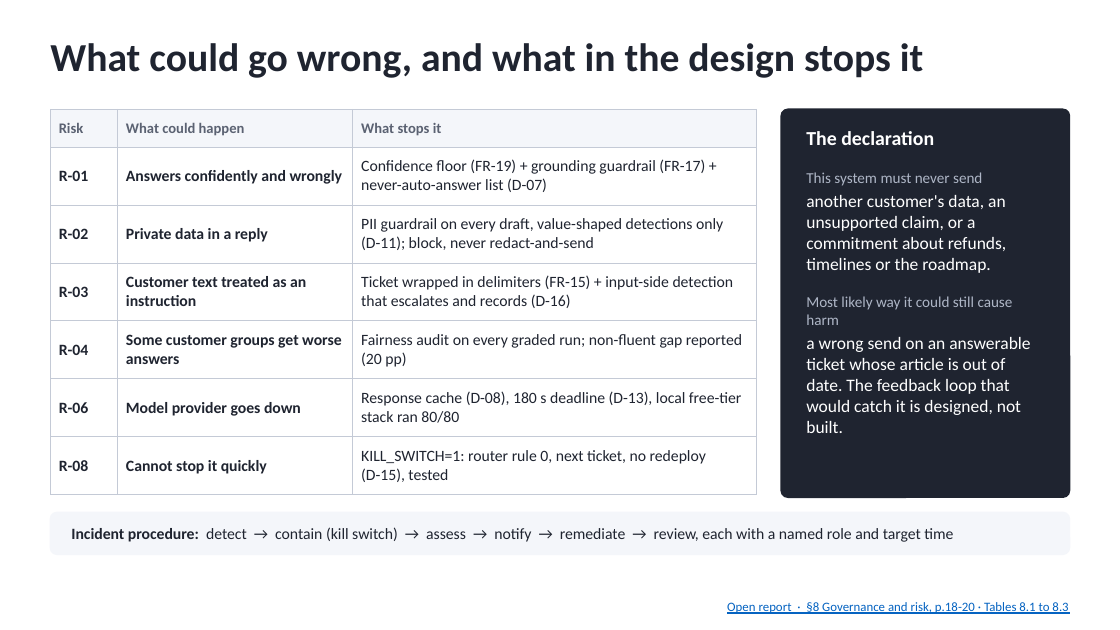
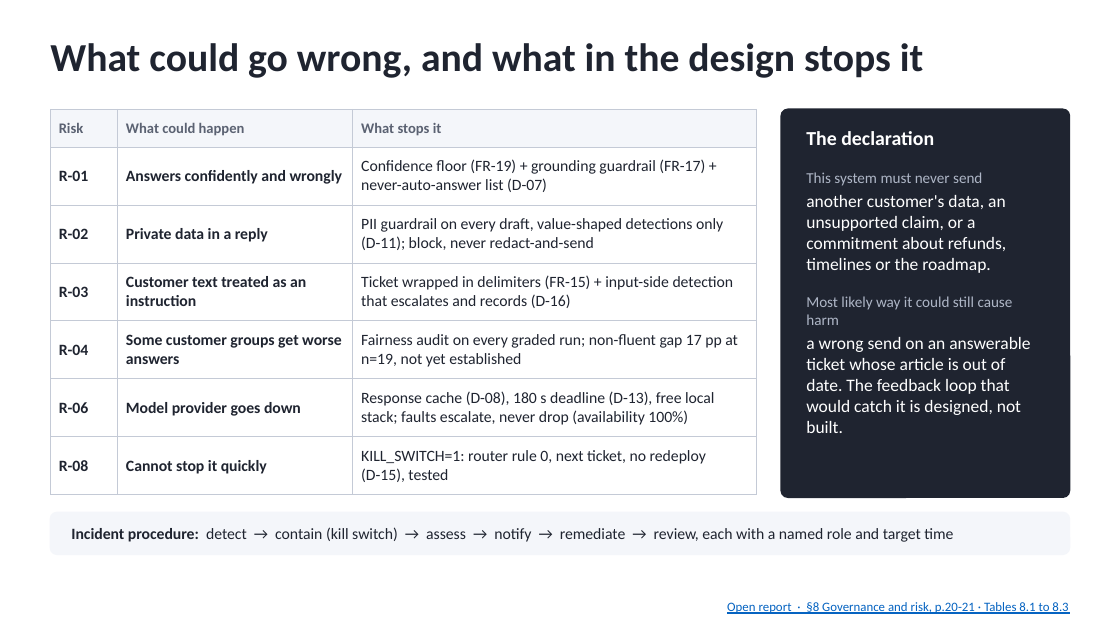
Before and after one commit to coolalok/fde-capstone, a slide deck: slide 20 of presentation/AlokKulkarni_Capstone_Presentation.pptx (slide 19 before the commit). Drawn at 1120x630 pixels with LibreOffice and Linux fonts; fonts in the diff are those of the drawing. Boxes give left, top, right and bottom in pixels: in the first picture for what was removed or moved away, otherwise in the second. Text is boxed around its words. In the diff, an @@ line names an element or a change of style, - is before the commit and + after.

```diff
--- a/presentation/AlokKulkarni_Capstone_Presentation.pptx
+++ b/presentation/AlokKulkarni_Capstone_Presentation.pptx
@@ table at <box>50,109,756,486</box> @@
-row 5, column 3: Fairness audit on every graded run; non-fluent gap reported (20 pp)
+row 5, column 3: Fairness audit on every graded run; non-fluent gap 17 pp at n=19, not yet established
-row 6, column 3: Response cache (D-08), 180 s deadline (D-13), local free-tier stack ran 80/80
+row 6, column 3: Response cache (D-08), 180 s deadline (D-13), free local stack; faults escalate, never drop (availability 100%)
@@ text at <box>727,600,1068,615</box>: text changed @@
-Open report · §8 Governance and risk, p.18-20 · Tables 8.1 to 8.3
+Open report · §8 Governance and risk, p.20-21 · Tables 8.1 to 8.3
```
Also in this commit, not shown: 20 other slides changed, 2 slides added, 2 slides removed, 13 other files.
